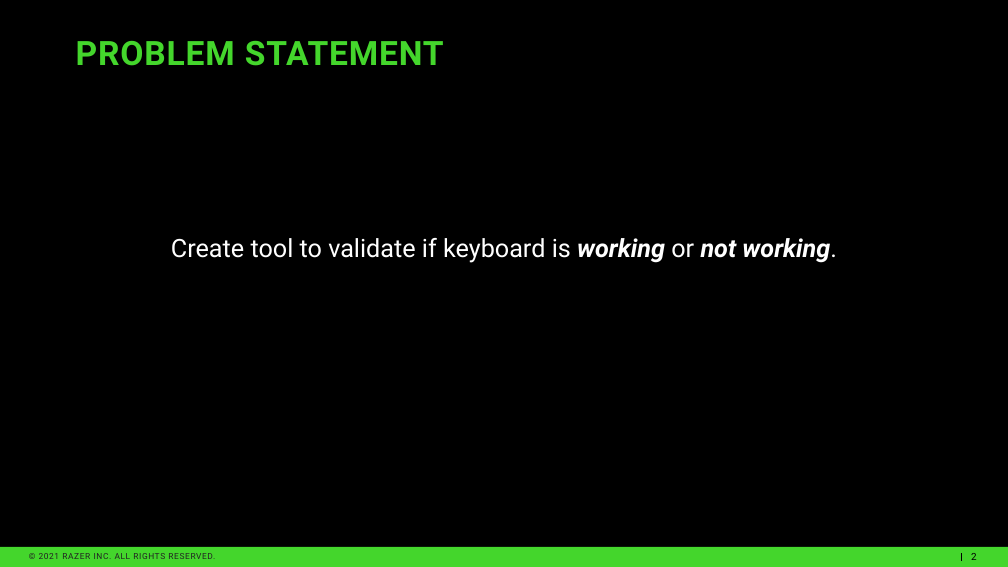
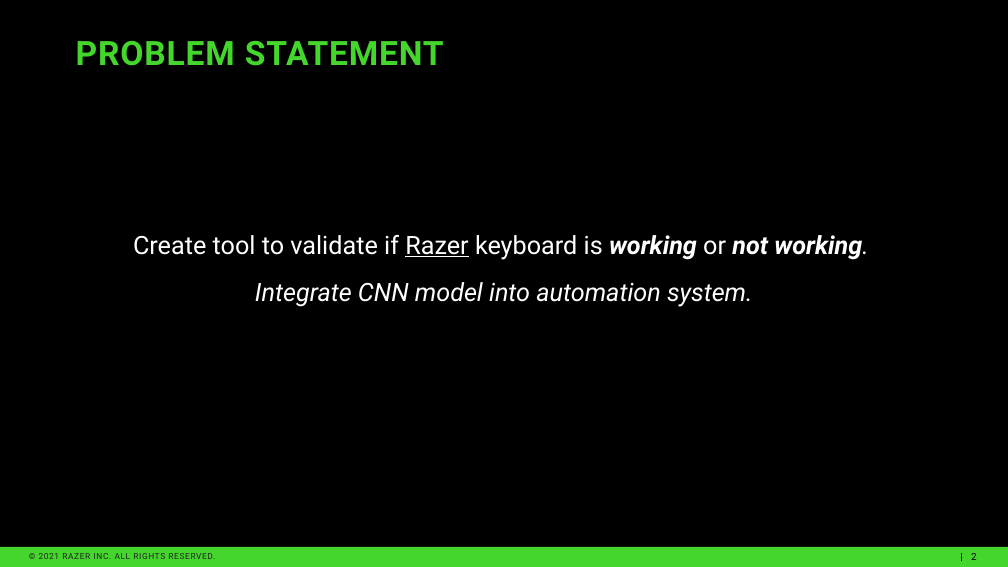
Before and after one commit to rommelsim/Capstone-Revised, a slide deck: slide 2 of Revised Capstone Presentation.pptx. Drawn at 1008x567 pixels with LibreOffice and Linux fonts; fonts in the diff are those of the drawing; background and template pictures are left out. Boxes give left, top, right and bottom in pixels: in the first picture for what was removed or moved away, otherwise in the second. Text is boxed around its words. In the diff, an @@ line names an element or a change of style, - is before the commit and + after.

```diff
--- a/Revised Capstone Presentation.pptx
+++ b/Revised Capstone Presentation.pptx
@@ text at (133,235,868,307): text changed; italic on @@
-Create tool to validate if keyboard is working or not working.
+Create tool to validate if Razer keyboard is working or not working.
+Integrate CNN model into automation system.
```
Also in this commit, not shown: 12 other slides changed, 4 slides added, 9 other files.
